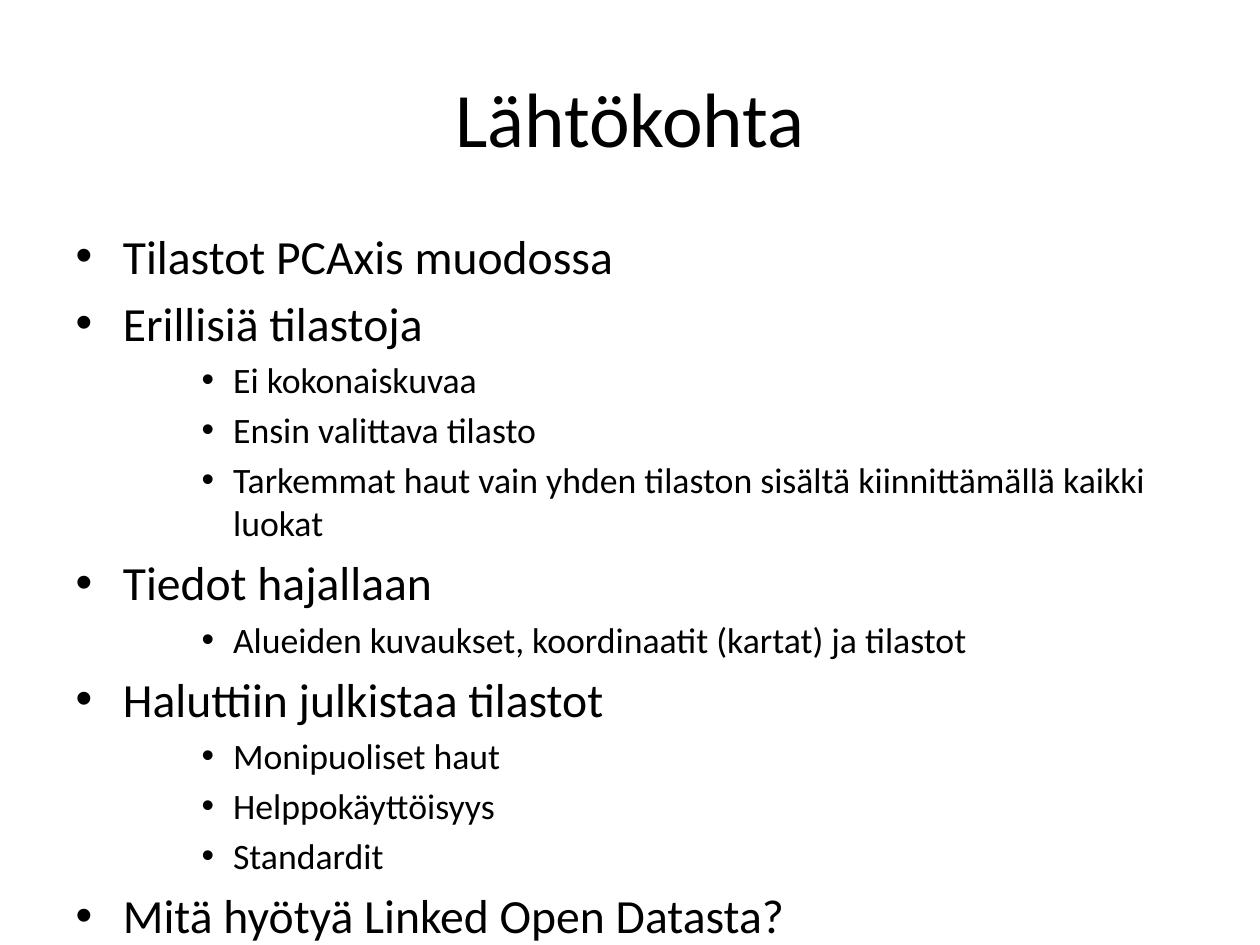
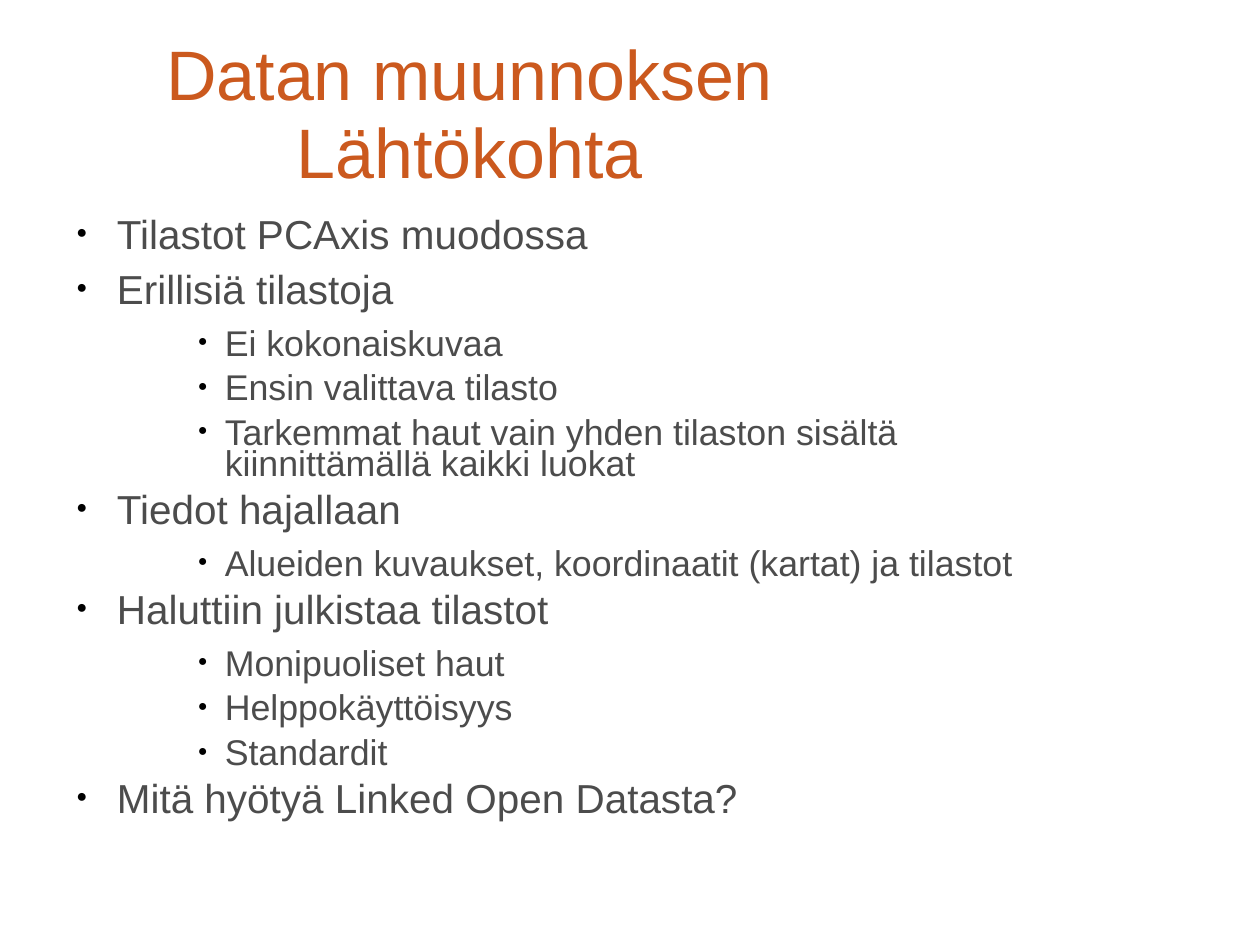
Before and after one commit to mysema/aluesarjat, a slide deck: slide 3 of doc/LOD.pptx (slide 2 before the commit). Drawn at 1260x945 pixels with LibreOffice and Linux fonts; fonts in the diff are those of the drawing; background and template pictures are left out. Boxes give left, top, right and bottom in pixels: in the first picture for what was removed or moved away, otherwise in the second. Text is boxed around its words. In the diff, an @@ line names an element or a change of style, - is before the commit and + after.

```diff
--- a/doc/LOD.pptx
+++ b/doc/LOD.pptx
@@ title at (166, 49, 773, 179): text changed; size 44 to 40 pt; font Calibri to Arial; text colour #000000 to #CB591E @@
-Lähtökohta
+Datan muunnoksen Lähtökohta
@@ text "Tilastot PCAxis muodossa" at (117, 219, 1012, 821): size 27.2 to 23.1 pt in "Tilastot PCAxis muodossa", "Erillisiä tilastoja", "Tiedot hajallaan", "Haluttiin julkistaa tilastot" and 1 more places; font Calibri to Arial, text colour #000000 to #4C4C4C; bullet • to ●; line spacing 1 to 0.73; more space between paragraphs @@
```
Also in this commit, not shown: 10 other slides changed, 2 slides added, 1 slide removed.
